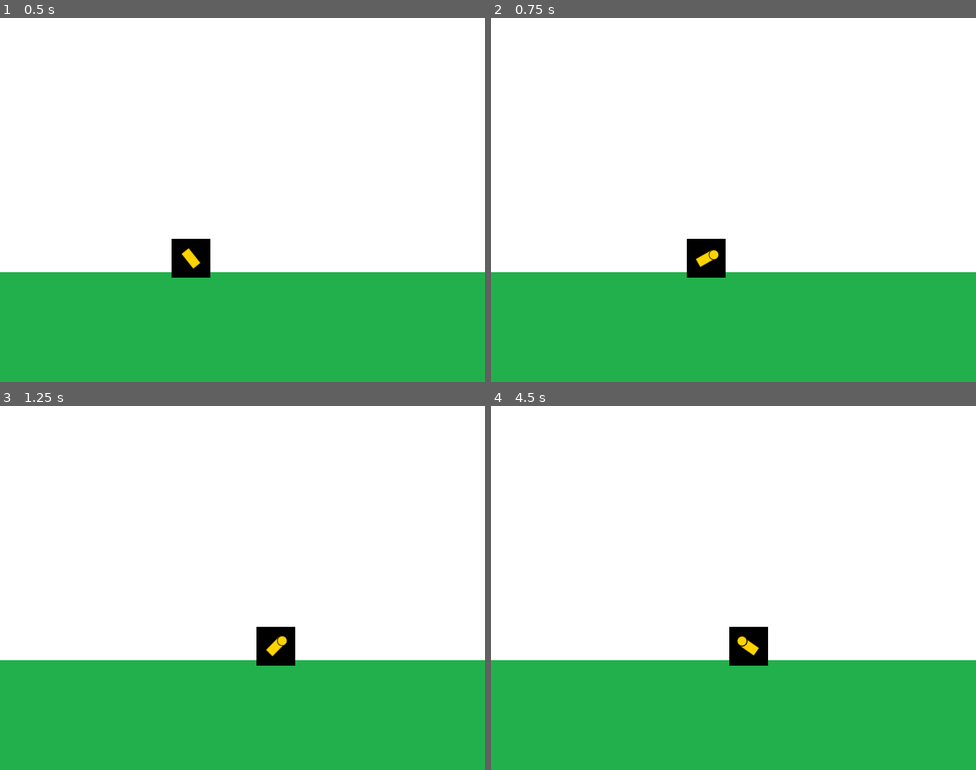
Above: before the commit, frames 1-4 (two rows, left to right).
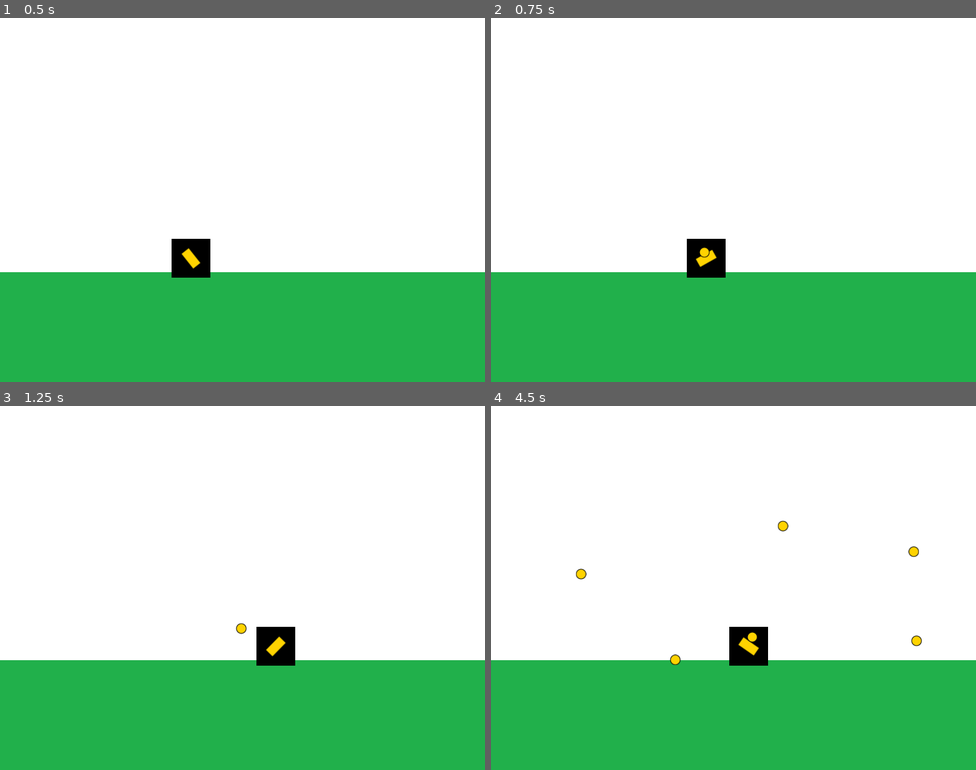
Above: after the commit, the same moments.

Repository: legajo8716/entregas-ipv-gonzalez-nelson
Game: Godot game, scene res://Main.tscn
Same seed, same stepped clock (60 frames per second), same inputs: the game is played once before the commit and once after it.
Inputs (mouse positions are in pixels of both pictures, inside the frame that each line leads up to):
- Up to frame 1 (0.5 s): no input
- Up to frame 2 (0.75 s): tap Enter at 0.5 s; move the mouse to (840, 181) at 0.52 s; hold D (move_right) from 0.53 s (still down); click (840, 181) at 0.6 s
- Up to frame 3 (1.25 s): keep holding D (move_right)
- Up to frame 4 (4.5 s): move the mouse to (636, 606) at 1.27 s; release D (move_right) at 1.28 s; hold A (move_left) 1.28-2.03 s; click (636, 606) at 1.35 s; move the mouse to (782, 507) at 2.02 s; hold D (move_right) 2.03-3.53 s; click (782, 507) at 2.1 s; move the mouse to (709, 660) at 2.77 s; click (709, 660) at 2.85 s; move the mouse to (879, 642) at 3.52 s; hold A (move_left) from 3.53 s (still down); click (879, 642) at 3.6 s; move the mouse to (588, 533) at 4.27 s; click (588, 533) at 4.35 s

Frame 1 is identical in both runs. In frame 2, less than 0.1% of the frame differs, in the area x 43-47%, y 63-67%; in frame 3, less than 0.1%; in frame 4, 0.4%, in the area x 17-89%, y 31-72%.

Commit message:
avanzando

Diff:
--- /dev/null
+++ b/entrega-2-Gonzalez-Nelson/Main.gd
@@ -0,0 +1,4 @@
+extends Node
+
+func _ready():
+	$Player.set_projectile_container(self)
--- a/entrega-2-Gonzalez-Nelson/Main.tscn
+++ b/entrega-2-Gonzalez-Nelson/Main.tscn
@@ -1,10 +1,12 @@
-[gd_scene load_steps=4 format=2]
+[gd_scene load_steps=5 format=2]
 
 [ext_resource path="res://entities/player/Player.tscn" type="PackedScene" id=1]
 [ext_resource path="res://assets/textures/background.png" type="Texture" id=2]
 [ext_resource path="res://assets/textures/floor.png" type="Texture" id=3]
+[ext_resource path="res://Main.gd" type="Script" id=4]
 
 [node name="Main" type="Node"]
+script = ExtResource( 4 )
 
 [node name="Background" type="TextureRect" parent="."]
 anchor_right = 1.0
--- a/entrega-2-Gonzalez-Nelson/entities/AbstractProyectile.gd
+++ b/entrega-2-Gonzalez-Nelson/entities/AbstractProyectile.gd
@@ -1,3 +1,17 @@
 extends Sprite
 
 class_name Proyectile
+signal delete_request(projectile)
+export (float) var speed
+var direction:Vector2
+
+
+func _ready():
+	set_physics_process(false)
+func set_starting_values(starting_position:Vector2,direction:Vector2):
+	global_position=starting_position
+	self.direction=direction
+	set_physics_process(true)
+
+func _physics_process(delta):
+	position += direction*speed*delta
--- a/entrega-2-Gonzalez-Nelson/entities/AbstractProyectile.tscn
+++ b/entrega-2-Gonzalez-Nelson/entities/AbstractProyectile.tscn
@@ -4,3 +4,6 @@
 
 [node name="Proyectile" type="Sprite"]
 script = ExtResource( 1 )
+speed = 100.0
+
+[node name="Timer" type="Timer" parent="."]
--- a/entrega-2-Gonzalez-Nelson/entities/player/Cannon.gd
+++ b/entrega-2-Gonzalez-Nelson/entities/player/Cannon.gd
@@ -2,9 +2,10 @@
 
 onready var fire_position :Position2D=$FirePosition
 export (PackedScene) var proyectile_scene:PackedScene
-
+var projectile_container:Node
 
 
 func fire():
 	var proyectile_instance:Proyectile=proyectile_scene.instance()
-	fire_position.add_child(proyectile_instance)
+	projectile_container.add_child(proyectile_instance)
+	proyectile_instance.set_starting_values(fire_position.global_position,(fire_position.global_position -global_position).normalized())
--- a/entrega-2-Gonzalez-Nelson/entities/player/Player.gd
+++ b/entrega-2-Gonzalez-Nelson/entities/player/Player.gd
@@ -1,6 +1,13 @@
 extends Sprite
 onready var cannon :Sprite=$Cannon #llama a cannon una sola vez
 var speed = 200 #Pixeles
+
+var projectile_container:Node
+
+
+func set_projectile_container(container:Node):
+	cannon.projectile_container=container
+	projectile_container=container
 
 func _physics_process(delta):
 	var direction_optimized:int = int(Input.is_action_pressed("move_right")) - int(Input.is_action_pressed("move_left"))
